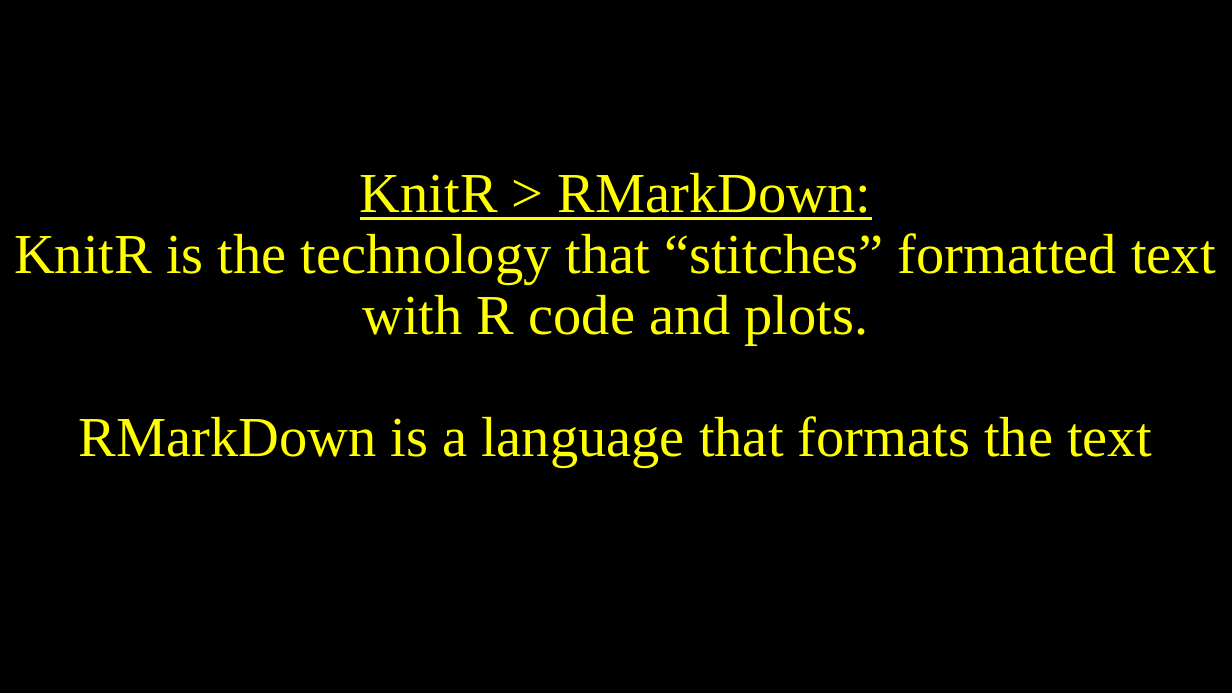
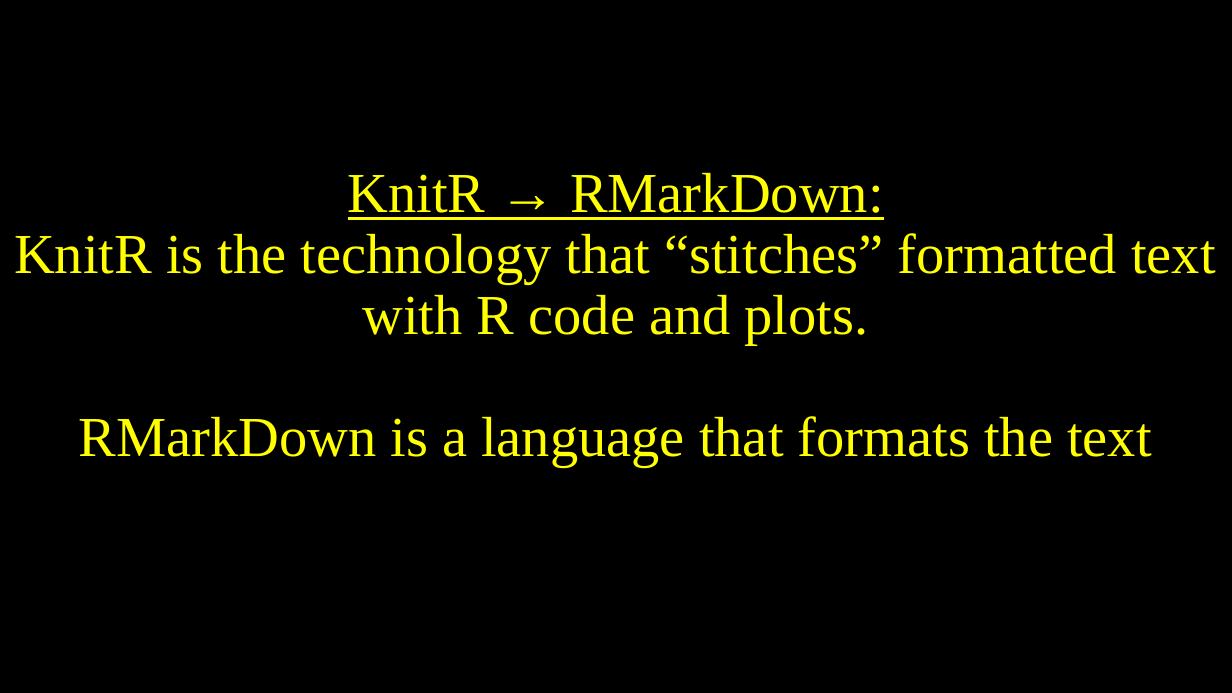
Before and after one commit to belinskyc/KnitR-RMD, a slide deck: slide 9 of KnitR.pptx (slide 5 before the commit). Drawn at 1232x693 pixels with LibreOffice and Linux fonts; fonts in the diff are those of the drawing. Boxes give left, top, right and bottom in pixels: in the first picture for what was removed or moved away, otherwise in the second. Text is boxed around its words. In the diff, an @@ line names an element or a change of style, - is before the commit and + after.

```diff
--- a/KnitR.pptx
+++ b/KnitR.pptx
@@ title at [14, 172, 1216, 467]: text changed @@
-KnitR > RMarkDown:
-KnitR is the technology that “stitches” formatted text with R code and plots.
-RMarkDown is a language that formats the text
+KnitR → RMarkDown:
+KnitR is the technology that “stitches” formatted text with R code and plots.
+RMarkDown is a language that formats the text
```
Also in this commit, not shown: 6 other slides changed, 6 slides added, 5 other files.
